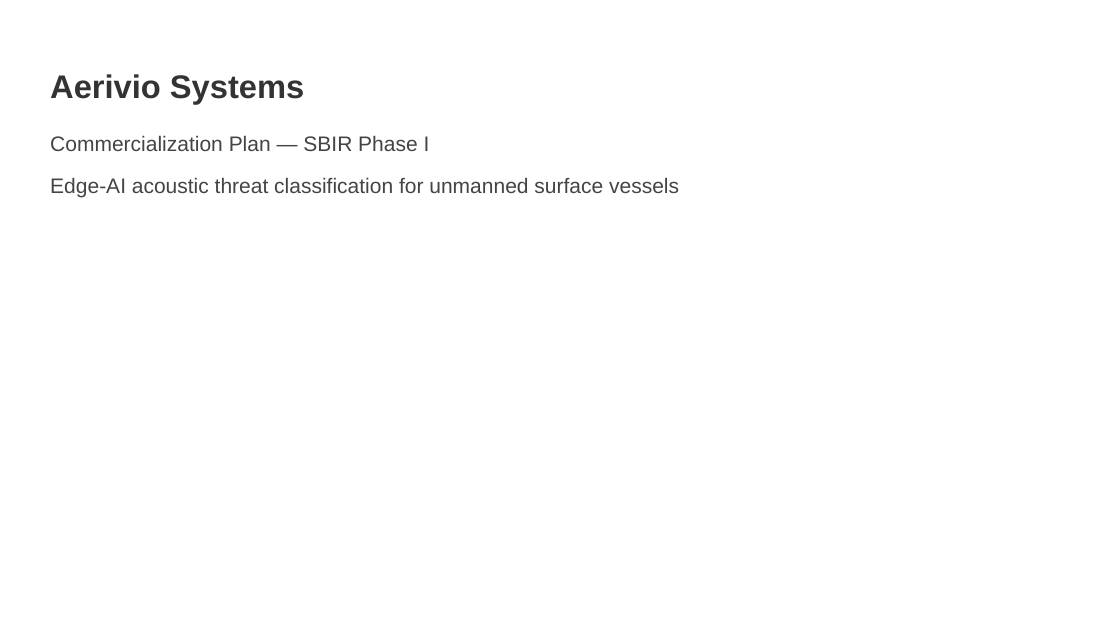
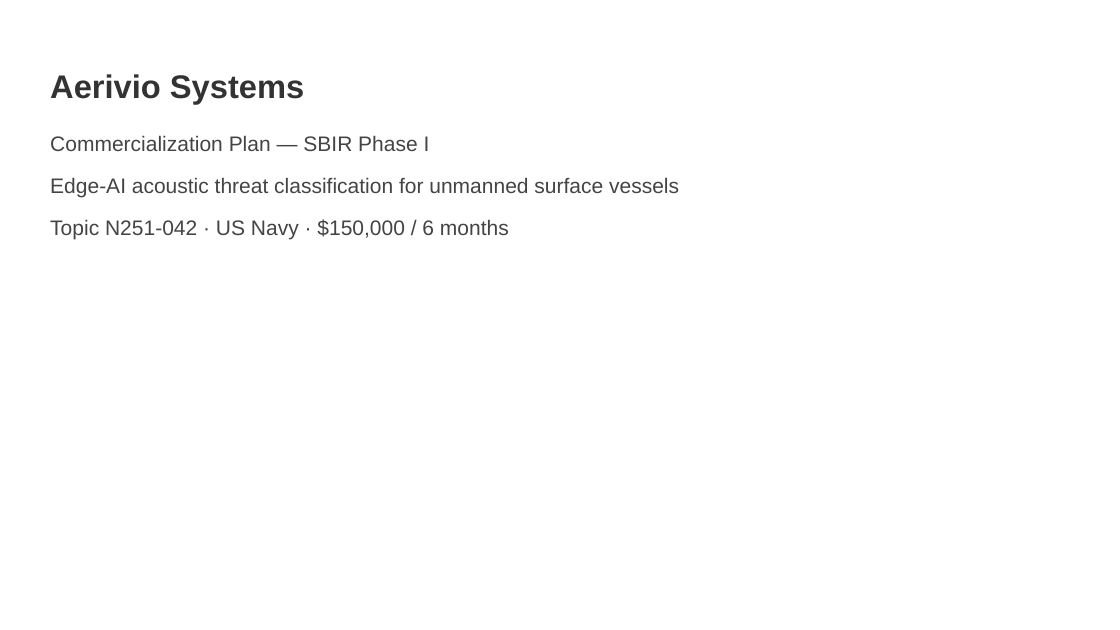
Before and after one commit to ubi-wagner/govwin, a slide deck: slide 1 of docs/sample-proposal/Aerivio_Commercialization.pptx. Drawn at 1120x630 pixels with LibreOffice and Linux fonts; fonts in the diff are those of the drawing. Boxes give left, top, right and bottom in pixels: in the first picture for what was removed or moved away, otherwise in the second. Text is boxed around its words. In the diff, an @@ line names an element or a change of style, - is before the commit and + after.

```diff
--- a/docs/sample-proposal/Aerivio_Commercialization.pptx
+++ b/docs/sample-proposal/Aerivio_Commercialization.pptx
@@ text added at bbox=[50, 219, 509, 239], 18 pt, text #444444 @@
+Topic N251-042 · US Navy · $150,000 / 6 months
```
Also in this commit, not shown: 4 other slides changed, 12 other files.
